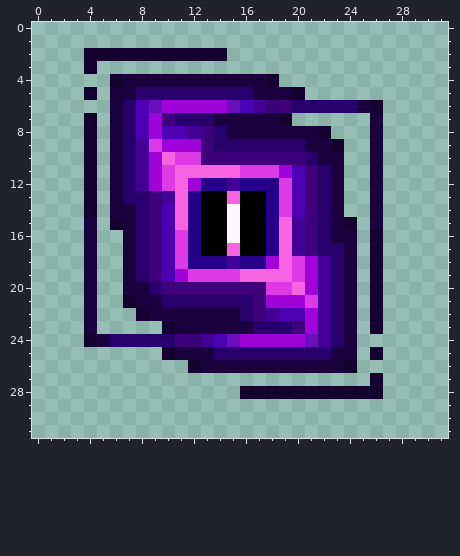
Pixel-art sprite: src/main/resources/assets/uber/textures/environment/minds_eye.png. Above is the file before it was changed.
The file is 32x32 pixels.
After:
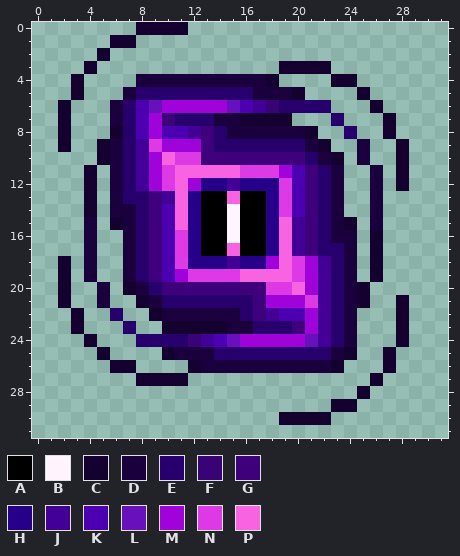
Palette (. is transparent): A #000000  B #fff5ff  C #150130  D #1a013e  E #27006d  F #380475  G #3e007b  H #270089  J #420097  K #4d00b1  L #6810bb  M #a003da  N #dd39e5  P #f763e1
Difference:
Changed rows in their new state; - is an unchanged pixel.
first column x 2:
 0 ------CCCC-----------------
 1 ----CC---------------------
 2 --.-.........--------------
 3 -----------------CCCC------
 4 -C--..---------------CC----
 5 -C.-.------------------C---
 6 C----------------E---...---
 7 C-.-----------CCC----E--.C-
 8 C-.-C--------------C.-E-.C-
 9 C-.C----------------C.-D.-C
10 --.C-----------------C-D.-C
11 --------------------------C
12 --------------------------C
first column x 2:
18 C--------------------------
19 C--------------------------
20 C-.D-C-----------------C.--
21 C-.D-.C----------------C.-C
22 -C.-E-.C----------------.-C
23 -C.--E---CCCC-----------.-C
24 ---...---E----------------C
25 ---C------------------C-.C-
26 ----CC---------------C.--C-
27 ------CCCC-----------------
28 --------------.........-.--
29 ---------------------CC----
30 -----------------CCCC------
Boxes around the changes in both pictures, in picture pixels (x1, y1, x2, y2):
changed: (58, 22, 227, 165)
changed: (240, 61, 409, 191)
changed: (58, 256, 227, 386)
changed: (240, 282, 409, 425)
